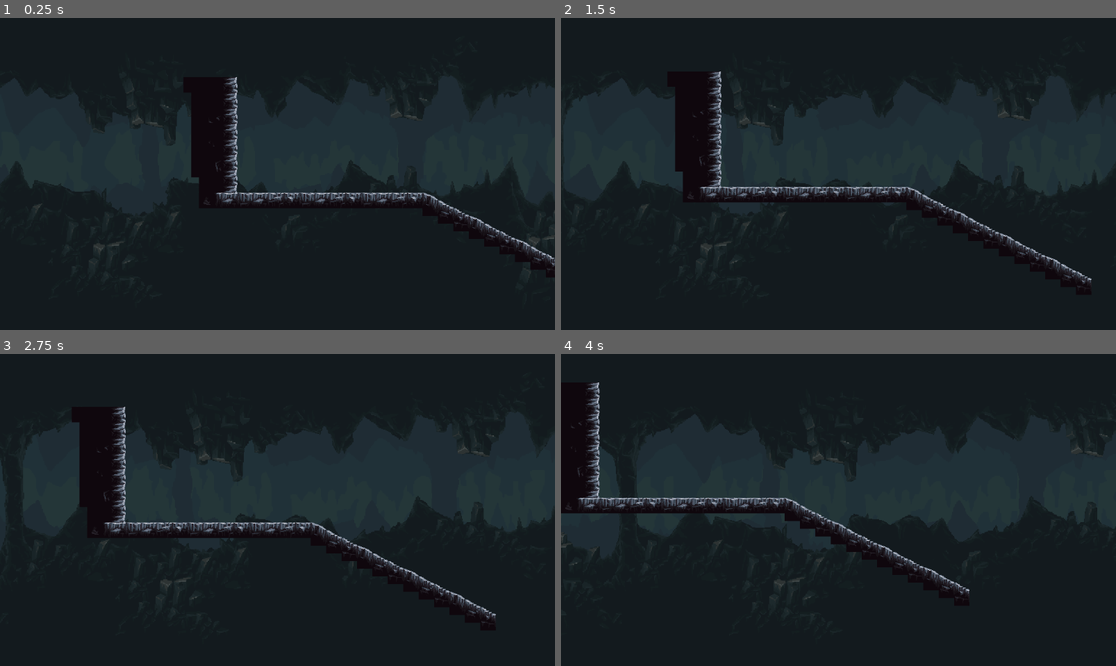
Above: before the commit, frames 1-4 (two rows, left to right).
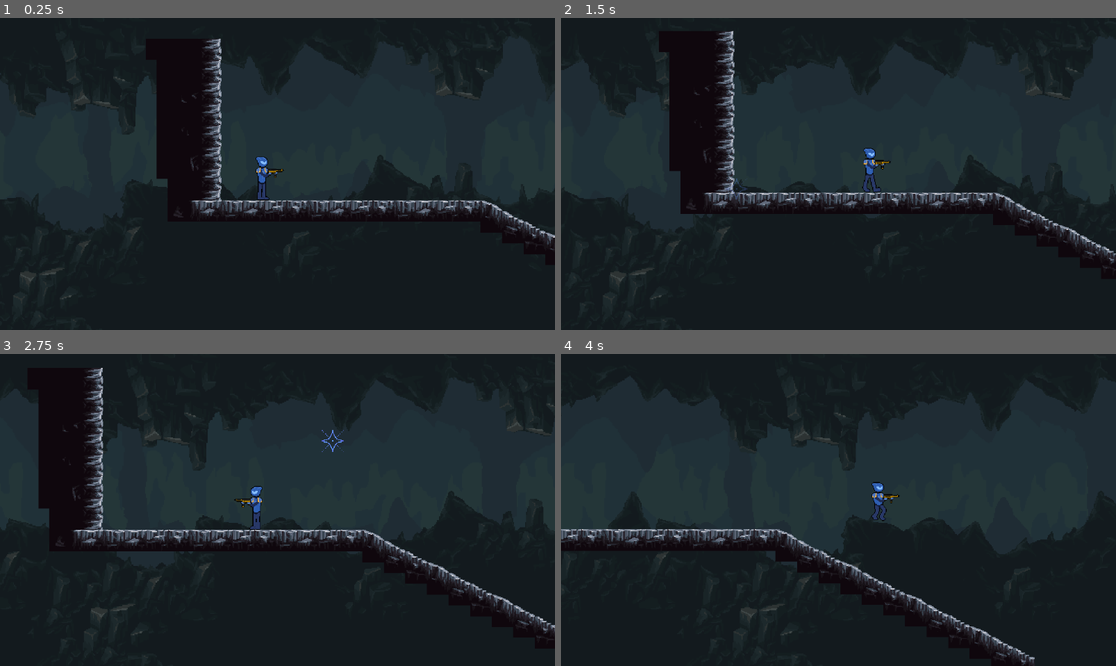
Above: after the commit, the same moments.

Repository: belskyj1985/Spark-2026-Micro-Internship-Game-Dev
Game: Godot game, scene res://game.tscn
The game is run twice, just before and just after one commit, with the same random seed, the same clock (stepped at 60 frames per second) and the same inputs.
Inputs (mouse positions are in pixels of both pictures, inside the frame that each line leads up to):
- Up to frame 1 (0.25 s): no input
- Up to frame 2 (1.5 s): move the mouse to (960, 158) at 0.52 s; hold Right mouse button (aim) 0.53-1.28 s; hold D (right) from 0.53 s (still down); tap Space (jump) at 0.77, 1.07 s; tap Shift (sprint) at 0.8, 1.35 s; move the mouse to (727, 189) at 1.27 s
- Up to frame 3 (2.75 s): tap Space (jump) at 1.52, 1.55, 1.82, 2.1 s; move the mouse to (333, 441) at 2.02 s; release D (right) at 2.03 s; hold A (left) from 2.03 s (still down); hold Right mouse button (aim) from 2.03 s (still down)
- Up to frame 4 (4 s): move the mouse to (810, 572) at 2.77 s; release A (left) at 2.78 s; release Right mouse button (aim) at 2.78 s; hold D (right) from 2.78 s (still down); right-click (810, 572) at 2.85 s; tap Space (jump) at 3.02, 3.32, 3.77, 3.8 s; tap Shift (sprint) at 3.05 s; move the mouse to (1005, 556) at 3.52 s; hold Shift (sprint) from 3.53 s (still down)

The runs differ from the first frame. In frame 1, 8.3% of the frame differs, in the area x 0-100%, y 6-98%; in frame 2, 6.9%; in frame 3, 11%, in the area x 0-100%, y 4-98%; in frame 4, 9.4%.

Commit message:
Sprites + Aiming

Diff:
--- a/camera_2d.tscn
+++ b/camera_2d.tscn
@@ -3,4 +3,5 @@
 [ext_resource type="Script" uid="uid://cvhl0baof2aa4" path="res://camera_2d.gd" id="1_u0e42"]
 
 [node name="Camera2D" type="Camera2D"]
+zoom = Vector2(1.4, 1.4)
 script = ExtResource("1_u0e42")
--- a/player.gd
+++ b/player.gd
@@ -1,10 +1,11 @@
 extends CharacterBody2D
 var input_vector : Vector2
 const GRAV :int = 2000
-const SPD : int = 400
+const SPD : int = 200
 var jump_force : int = 600
 
-var aim_angle : float = 0
+var aim_angle : float = 0.0
+var reticle_a_target : float = 0.0
 
 var state = state_enum.move
 enum state_enum {
@@ -12,6 +13,10 @@
 	slide,
 	aim,
 }
+
+@onready var anim: AnimationPlayer = $AnimationPlayer
+@onready var sprites: Sprite2D = $AnimatedSprite2D
+@onready var reticle: Sprite2D = $Reticle
 
 func _ready() -> void:
 	Global.player = self
@@ -21,8 +26,35 @@
 	input_vector.x = Input.get_action_strength("right") - Input.get_action_strength("left")
 	input_vector.y = Input.get_action_strength("up") - Input.get_action_strength("down")
 
+func jump():
+	if sign(get_floor_normal().x) != sign(velocity.x) && get_floor_normal().x != 0:
+		velocity.y = -jump_force * 1.4
+	else:
+		velocity.y = -jump_force
 
+func do_anims():
+	reticle.modulate.a = lerp(reticle.modulate.a, reticle_a_target, 0.1)
+	sprites.scale = lerp(sprites.scale, Vector2(1,1), 0.15)
+	if Input.is_action_just_pressed("jump") && !is_on_floor():
+		sprites.scale = Vector2(1, 0.6)
 
+	if sign(input_vector.x) != 0:
+		sprites.flip_h = (sign(input_vector.x) == -1)
+
+		if sprites.flip_h:
+			sprites.offset.x = -6
+		else:
+			sprites.offset.x = 0
+
+	if is_on_floor():
+		if velocity.x == 0:
+			anim.play("stand")
+		elif Input.is_action_pressed("sprint"):
+			anim.play("run")
+		else:
+			anim.play("walk")
+	else:
+		anim.play("jump")
 func _physics_process(delta: float) -> void:
 	print(state)
 	match state:
@@ -33,20 +65,22 @@
 		state_enum.aim:
 			aim(delta)
 
+	do_anims()
 	velocity.y += GRAV * delta
 
 func move(delta):
 	if Input.is_action_pressed("aim"):
+		reticle_a_target = 1
 		state = state_enum.aim
 	get_input_vector()
 	if Input.is_action_pressed("sprint"):
-		velocity.x = input_vector.x * SPD * 1.4
+		velocity.x = input_vector.x * SPD * 1.8
 	else:
 		velocity.x = input_vector.x * SPD
 
 	if is_on_floor():
 		if Input.is_action_just_pressed("jump"):
-			velocity.y = -jump_force
+			jump()
 	else:
 		if velocity.y < 0 && Input.is_action_just_released("jump"):
 			velocity.y /= 3
@@ -57,8 +91,11 @@
 
 func aim(delta):
 	if !Input.is_action_pressed("aim"):
-		state = state_enum.aim
+		reticle_a_target = 0
+		state = state_enum.move
 	get_input_vector()
 	velocity.x = input_vector.x * SPD * 0.6
+
+	reticle.global_position = get_global_mouse_position()
 	aim_angle = (global_position - get_global_mouse_position()).angle()
 	move_and_slide()
--- a/player.tscn
+++ b/player.tscn
@@ -1,14 +1,120 @@
-[gd_scene load_steps=3 format=3 uid="uid://ckudr8chj1kgo"]
+[gd_scene load_steps=11 format=3 uid="uid://ckudr8chj1kgo"]
 
 [ext_resource type="Script" uid="uid://dgemna2cprj7k" path="res://player.gd" id="1_4flbx"]
+[ext_resource type="Texture2D" uid="uid://dim36cnfj34qg" path="res://reticle.png" id="2_i3pqv"]
+[ext_resource type="Texture2D" uid="uid://ci72kx055fh33" path="res://player.png" id="2_onrkg"]
 
 [sub_resource type="RectangleShape2D" id="RectangleShape2D_onrkg"]
-size = Vector2(20, 54)
+size = Vector2(20, 65)
+
+[sub_resource type="Animation" id="Animation_i3pqv"]
+resource_name = "stand"
+tracks/0/type = "value"
+tracks/0/imported = false
+tracks/0/enabled = true
+tracks/0/path = NodePath("AnimatedSprite2D:frame")
+tracks/0/interp = 1
+tracks/0/loop_wrap = true
+tracks/0/keys = {
+"times": PackedFloat32Array(0),
+"transitions": PackedFloat32Array(1),
+"update": 1,
+"values": [0]
+}
+
+[sub_resource type="Animation" id="Animation_hqtel"]
+length = 0.001
+tracks/0/type = "value"
+tracks/0/imported = false
+tracks/0/enabled = true
+tracks/0/path = NodePath("AnimatedSprite2D:frame")
+tracks/0/interp = 1
+tracks/0/loop_wrap = true
+tracks/0/keys = {
+"times": PackedFloat32Array(0),
+"transitions": PackedFloat32Array(1),
+"update": 1,
+"values": [0]
+}
+
+[sub_resource type="Animation" id="Animation_sweqy"]
+resource_name = "walk"
+loop_mode = 1
+tracks/0/type = "value"
+tracks/0/imported = false
+tracks/0/enabled = true
+tracks/0/path = NodePath("AnimatedSprite2D:frame")
+tracks/0/interp = 1
+tracks/0/loop_wrap = true
+tracks/0/keys = {
+"times": PackedFloat32Array(0, 0.23333333, 0.46666667, 0.7),
+"transitions": PackedFloat32Array(1, 1, 1, 1),
+"update": 1,
+"values": [1, 2, 3, 2]
+}
+
+[sub_resource type="Animation" id="Animation_onrkg"]
+resource_name = "run"
+length = 0.6
+loop_mode = 1
+tracks/0/type = "value"
+tracks/0/imported = false
+tracks/0/enabled = true
+tracks/0/path = NodePath("AnimatedSprite2D:frame")
+tracks/0/interp = 1
+tracks/0/loop_wrap = true
+tracks/0/keys = {
+"times": PackedFloat32Array(0, 0.1, 0.2, 0.3, 0.4, 0.5),
+"transitions": PackedFloat32Array(1, 1, 1, 1, 1, 1),
+"update": 1,
+"values": [6, 7, 8, 9, 10, 8]
+}
+
+[sub_resource type="Animation" id="Animation_2hs0m"]
+resource_name = "jump"
+tracks/0/type = "value"
+tracks/0/imported = false
+tracks/0/enabled = true
+tracks/0/path = NodePath("AnimatedSprite2D:frame")
+tracks/0/interp = 1
+tracks/0/loop_wrap = true
+tracks/0/keys = {
+"times": PackedFloat32Array(0),
+"transitions": PackedFloat32Array(1),
+"update": 1,
+"values": [5]
+}
+
+[sub_resource type="AnimationLibrary" id="AnimationLibrary_2hs0m"]
+_data = {
+&"RESET": SubResource("Animation_hqtel"),
+&"jump": SubResource("Animation_2hs0m"),
+&"run": SubResource("Animation_onrkg"),
+&"stand": SubResource("Animation_i3pqv"),
+&"walk": SubResource("Animation_sweqy")
+}
 
 [node name="player" type="CharacterBody2D"]
 collision_layer = 2
 floor_snap_length = 5.0
 script = ExtResource("1_4flbx")
 
+[node name="Reticle" type="Sprite2D" parent="."]
+modulate = Color(1, 1, 1, 0)
+position = Vector2(33, -16)
+texture = ExtResource("2_i3pqv")
+
 [node name="CollisionShape2D" type="CollisionShape2D" parent="."]
+position = Vector2(0, -5.5)
 shape = SubResource("RectangleShape2D_onrkg")
+
+[node name="AnimatedSprite2D" type="Sprite2D" parent="."]
+position = Vector2(3, -6)
+texture = ExtResource("2_onrkg")
+hframes = 12
+
+[node name="AnimationPlayer" type="AnimationPlayer" parent="."]
+libraries = {
+&"": SubResource("AnimationLibrary_2hs0m")
+}
+autoplay = "stand"
Binary file added: player.png
Not shown, added: player.png.import
Binary file added: reticle.png
Not shown, added: reticle.png.import
